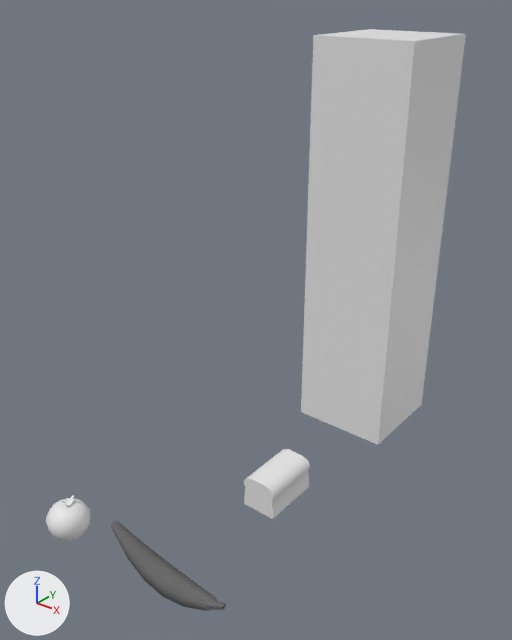
Before and after pictures for a commit that changed the FBX model VR-Dining/Assets/Game Assets/Models/Brood.FBX.
Camera for both pictures: a 50 mm lens placed at (1.67, -2.25, 2.24), pointed at (-0.16, 0.03, 0.82). Lighting does not change. The marker at lower left points along +X, +Y and +Z. Where no turn or scale is listed for an object, it has been applied to the vertices.

The first picture shows 'Appel', 'Banana', 'Brood', 'human'.
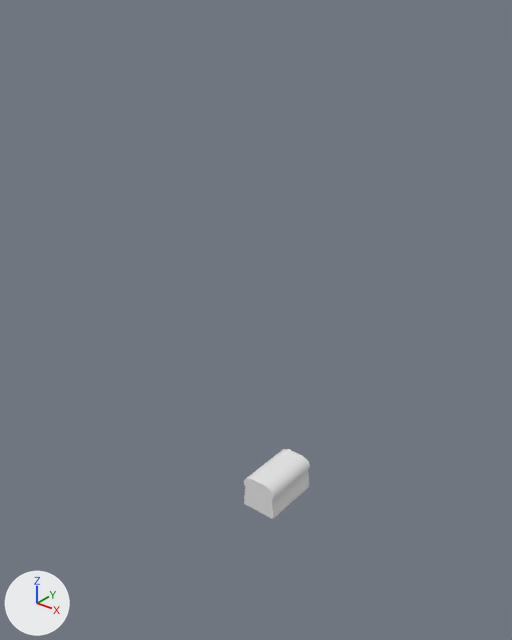
What differs and where, as boxes [x1, y1, x2, y2] in the pictures (512 x 640 px):
```json
{"object": "human", "change": "deleted", "before": [301, 29, 466, 445]}
{"object": "Banana", "change": "deleted", "before": [111, 521, 226, 611]}
{"object": "Appel", "change": "deleted", "before": [46, 496, 90, 541]}
```

Edits to the scene script, one JSON object a line:
```json
{"op": "remove", "block": "ob_banana", "code": ["ob_banana = bpy.data.objects.new('Banana', me_mesh)", "ob_banana.location = (0.0, -0.765, 0.0)"]}
{"op": "remove", "block": "ob_appel", "code": ["ob_appel = bpy.data.objects.new('Appel', me_mesh_002)", "ob_appel.location = (-0.587, -0.809, 0.0)"]}
{"op": "remove", "block": "ob_human", "code": ["ob_human = bpy.data.objects.new('human', me_mesh_001)", "ob_human.location = (-0.016, 0.825, 0.0)"]}
```
